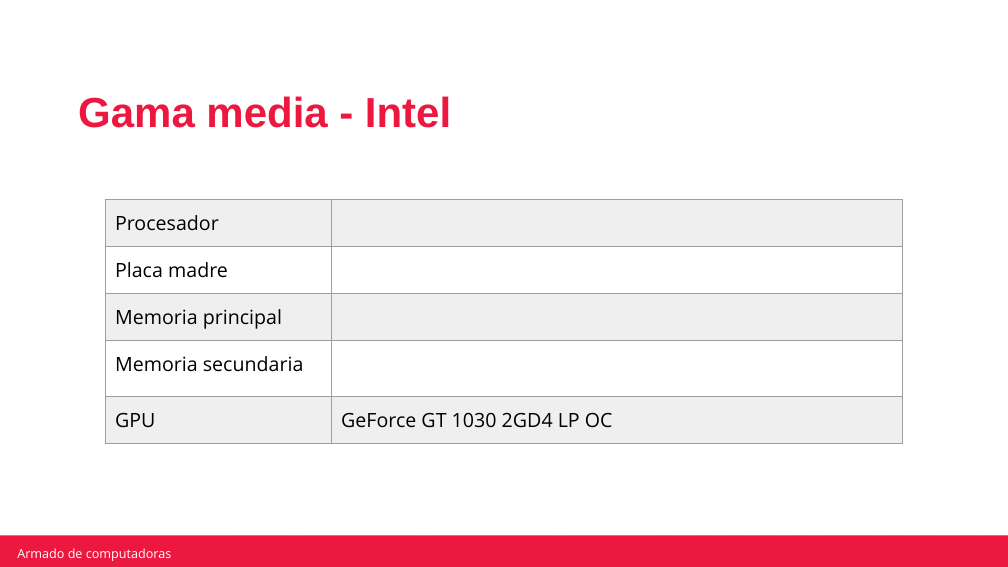
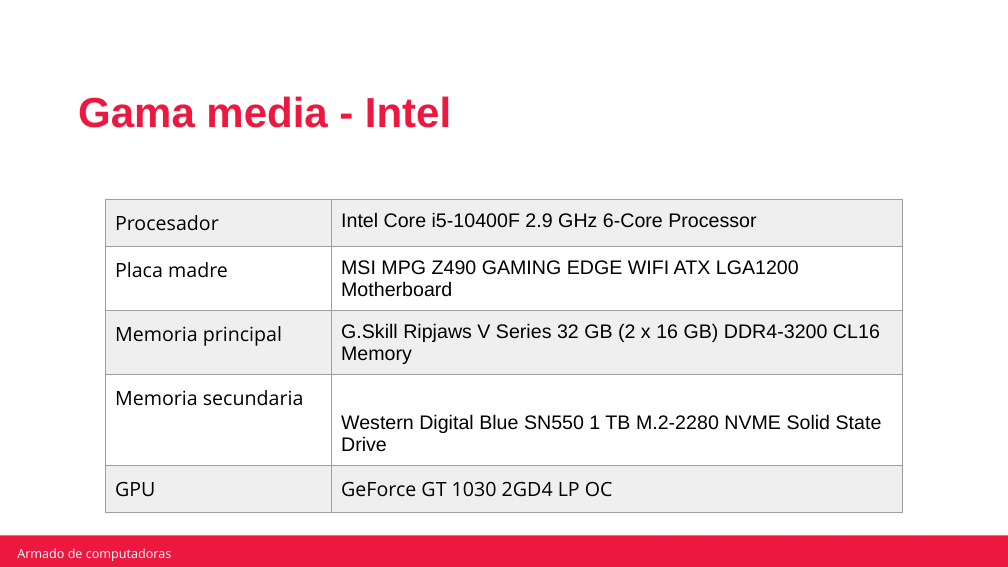
Before and after one commit to robertotorfe/Mochila-Camada-2-0522, a slide deck: slide 14 of Actividad integradora armado de computadoras.pptx. Drawn at 1008x567 pixels with LibreOffice and Linux fonts; fonts in the diff are those of the drawing; background and template pictures are left out. Boxes give left, top, right and bottom in pixels: in the first picture for what was removed or moved away, otherwise in the second. Text is boxed around its words. In the diff, an @@ line names an element or a change of style, - is before the commit and + after.

```diff
--- a/Actividad integradora armado de computadoras.pptx
+++ b/Actividad integradora armado de computadoras.pptx
@@ table at box(105, 200, 902, 512) @@
-row 1, column 2: 
+row 1, column 2: Intel Core i5-10400F 2.9 GHz 6-Core Processor
-row 2, column 2: 
+row 2, column 2: MSI MPG Z490 GAMING EDGE WIFI ATX LGA1200 Motherboard
-row 3, column 2: 
+row 3, column 2: G.Skill Ripjaws V Series 32 GB (2 x 16 GB) DDR4-3200 CL16 Memory
-row 4, column 2: 
+row 4, column 2: Western Digital Blue SN550 1 TB M.2-2280 NVME Solid State Drive
```
Also in this commit, not shown: 8 other slides changed.
